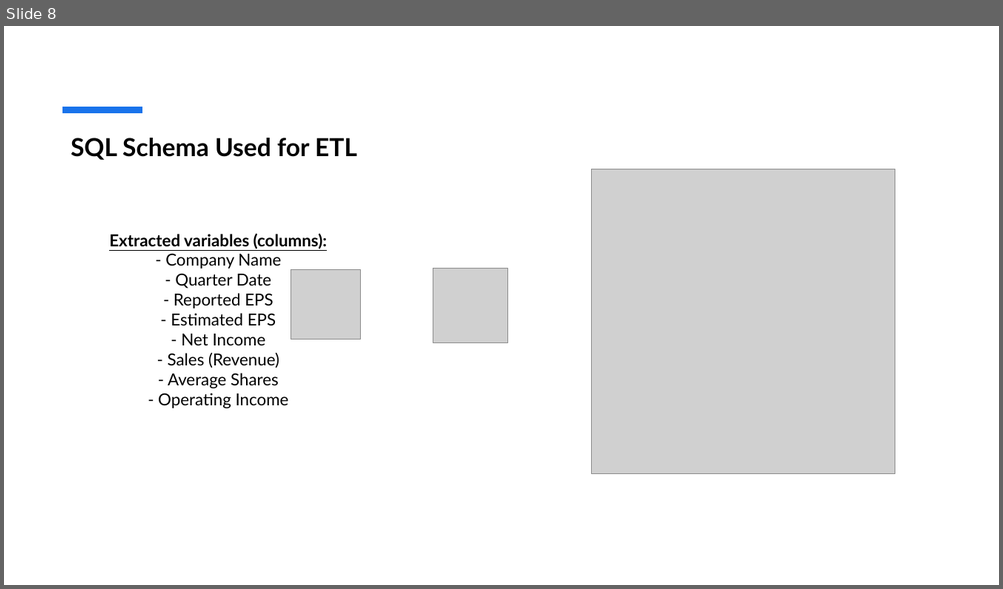
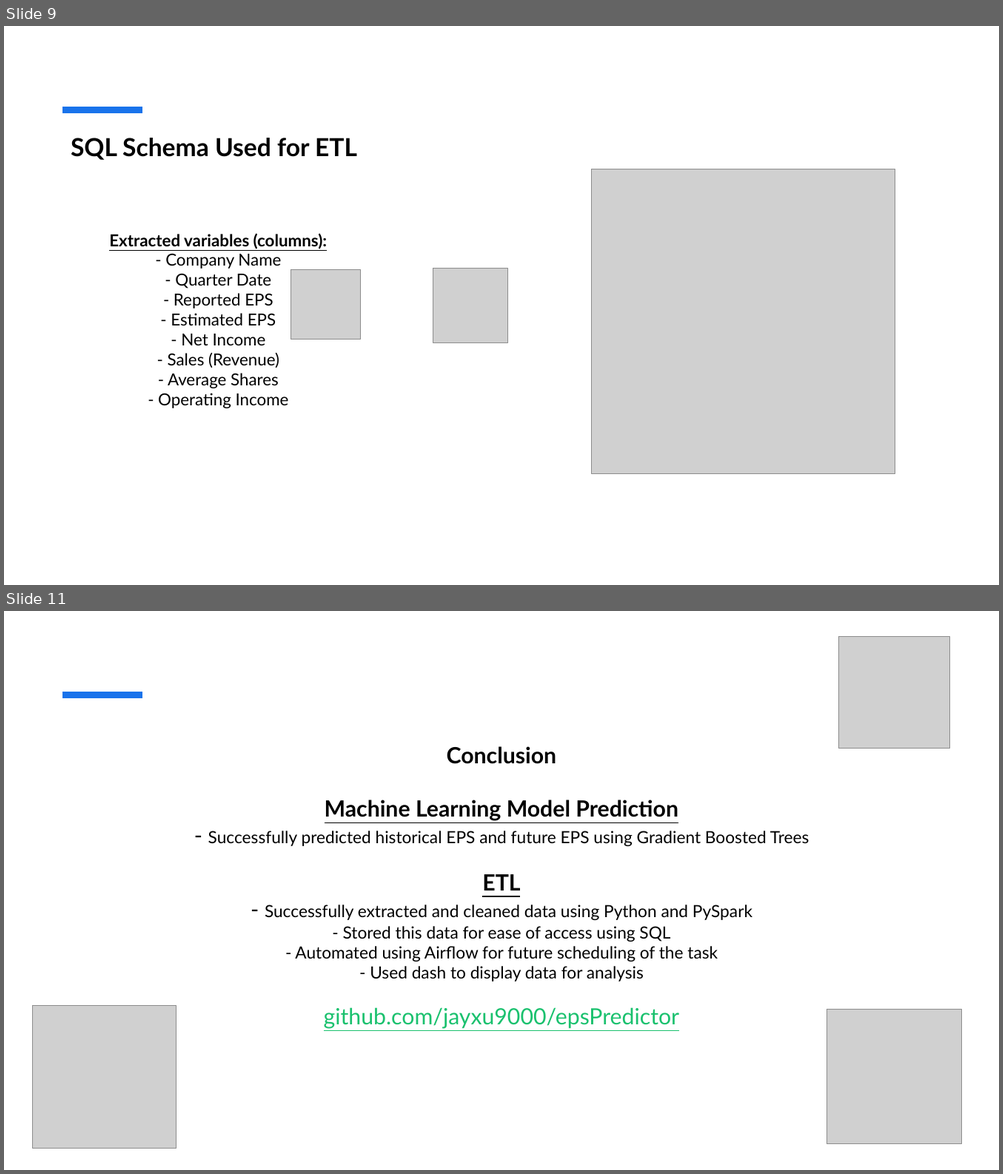
Before and after one commit to jayxu9000/epsPredictor, a slide deck: environment/Capstone Presentation Slides.pptx. Shown one above the other, each under a label of ours: slide 8 before the commit, slides 9 and 11 after it; the slides between them are not shown. The pictures are 1003x589 and 1003x1174 pixels, drawn with LibreOffice and Linux fonts; fonts in the diff are those of the drawing; grey boxes stand for pictures. Boxes give left, top, right and bottom in pixels: in the first picture for what was removed or moved away, otherwise in the second. Text is boxed around its words. In the diff, an @@ line names an element or a change of style, - is before the commit and + after.

```diff
--- a/environment/Capstone Presentation Slides.pptx
+++ b/environment/Capstone Presentation Slides.pptx
@@ slide 11 added at bbox=[4, 611, 999, 1170], background #FFFFFF; not listed: 1 template element that a slide beside it also shows @@
@@ picture added at bbox=[838, 637, 949, 749] @@
@@ title added at bbox=[208, 746, 808, 1029], 16.2 pt, text #000000 @@
+Conclusion
+Machine Learning Model Prediction
+- Successfully predicted historical EPS and future EPS using Gradient Boosted Trees
+ETL
+- Successfully extracted and cleaned data using Python and PySpark
+- Stored this data for ease of access using SQL
+- Automated using Airflow for future scheduling of the task
+- Used dash to display data for analysis
+github.com/jayxu9000/epsPredictor
@@ picture added at bbox=[33, 1005, 176, 1149] @@
@@ picture added at bbox=[827, 1010, 962, 1145] @@
@@ what was slide 8 is now slide 9 @@
```
Also in this commit, not shown: 4 slides changed, 1 other slide added, 53 other files.
